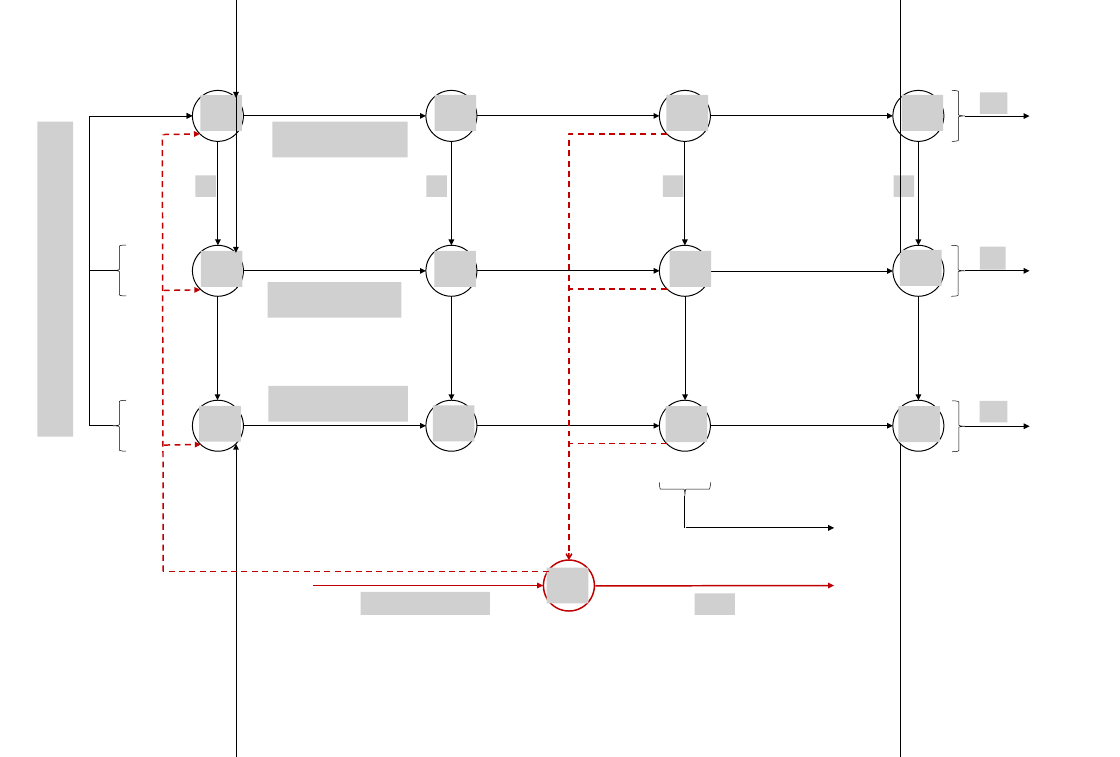
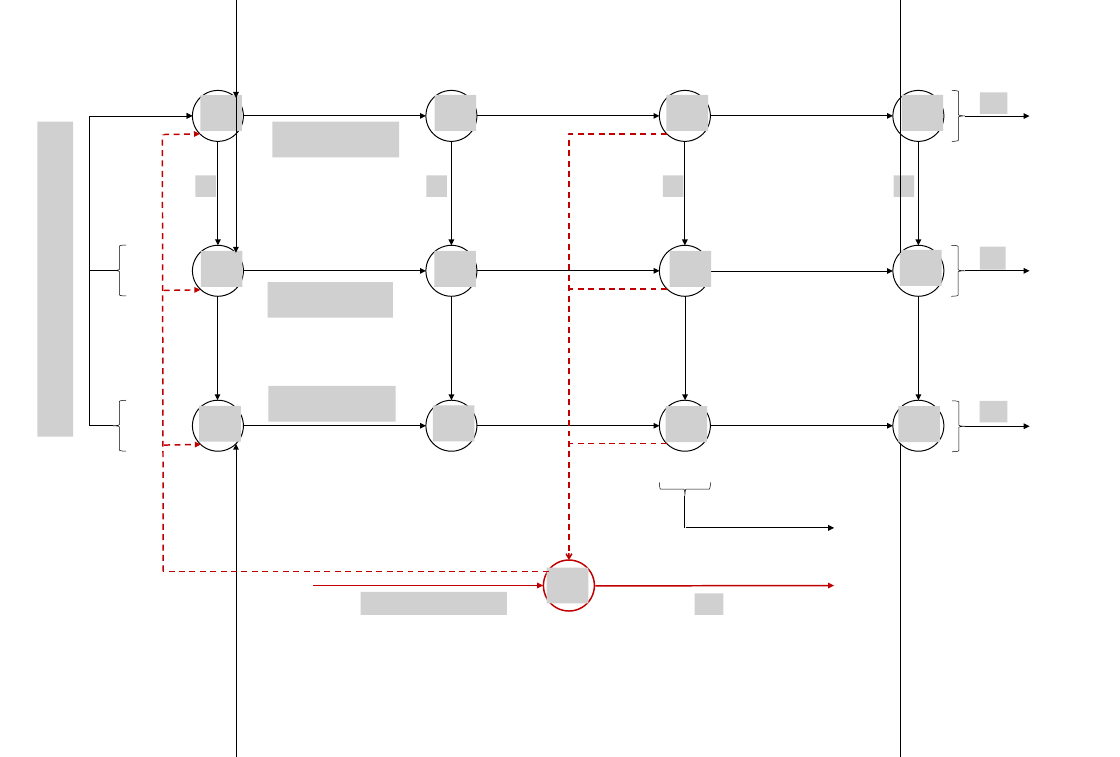
Before and after one commit to bClemot-Sc/msc-epidemiology-project, a slide deck: slide 1 of Schéma MEPI modifications.pptx. Drawn at 1120x757 pixels with LibreOffice and Linux fonts; fonts in the diff are those of the drawing; grey boxes stand for pictures; background and template pictures are left out. Boxes give left, top, right and bottom in pixels: in the first picture for what was removed or moved away, otherwise in the second. Text is boxed around its words. In the diff, an @@ line names an element or a change of style, - is before the commit and + after.

Commit message:
Update 12/10/23
Quelques corrections sur le schéma de la modification du modèle.

```diff
--- a/Schéma MEPI modifications.pptx
+++ b/Schéma MEPI modifications.pptx
@@ picture resized from (x1=272, y1=122, x2=407, y2=157) to (x1=272, y1=122, x2=399, y2=157) @@
@@ picture resized from (x1=267, y1=282, x2=401, y2=318) to (x1=267, y1=282, x2=393, y2=318) @@
@@ picture resized from (x1=269, y1=386, x2=408, y2=422) to (x1=269, y1=386, x2=396, y2=422) @@
@@ picture resized from (x1=361, y1=592, x2=490, y2=615) to (x1=361, y1=592, x2=507, y2=615) @@
@@ picture resized from (x1=695, y1=594, x2=735, y2=615) to (x1=695, y1=594, x2=723, y2=615) @@
```
